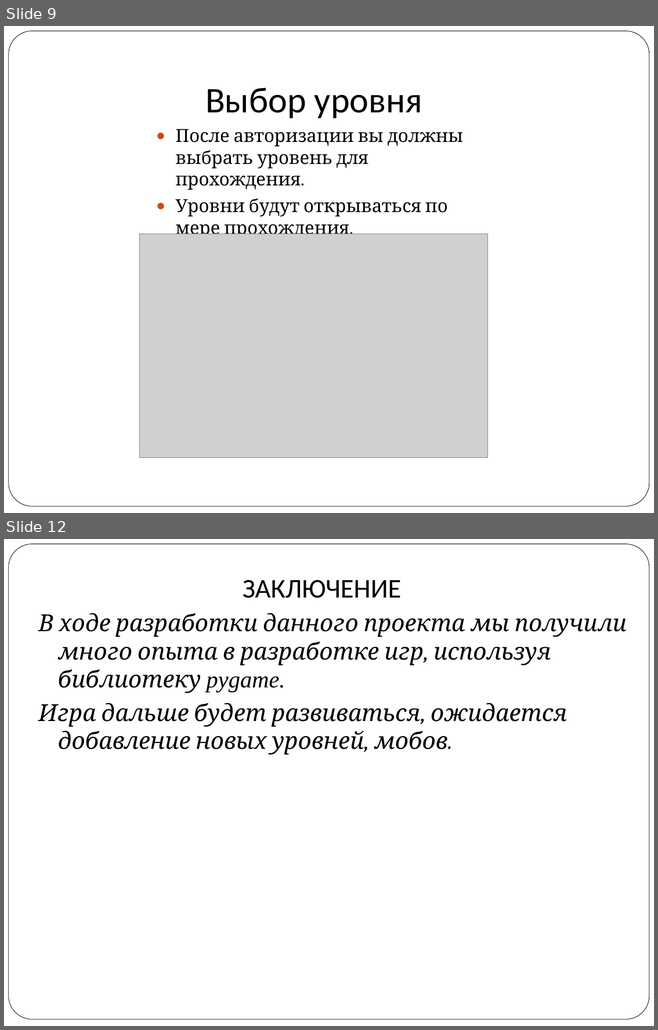
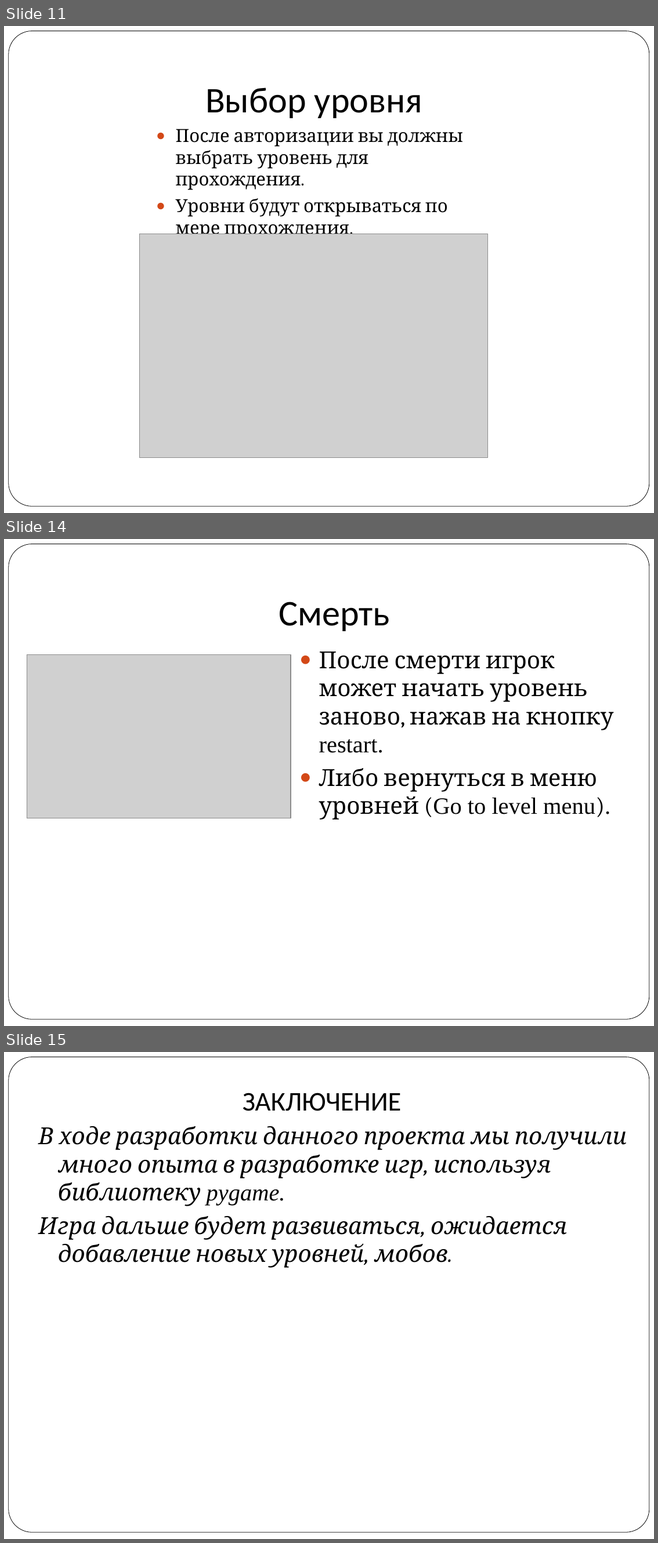
Before and after one commit to vitaly06/SuperMario, a slide deck: piton.ppt. Shown one above the other, each under a label of ours: slides 9 and 12 before the commit, slides 11, 14 and 15 after it; the slides between them are not shown. The pictures are 658x1030 and 658x1543 pixels, drawn with LibreOffice and Linux fonts; fonts in the diff are those of the drawing; grey boxes stand for pictures. Boxes give left, top, right and bottom in pixels: in the first picture for what was removed or moved away, otherwise in the second. Text is boxed around its words. In the diff, an @@ line names an element or a change of style, - is before the commit and + after.

```diff
--- a/piton.ppt
+++ b/piton.ppt
@@ slide 14 added at bbox=[4, 539, 654, 1026], background #FFFFFF; not listed: 1 template element that a slide beside it also shows @@
@@ title added at bbox=[278, 602, 390, 631], 40 pt, text #000000 @@
+Смерть
@@ picture added at bbox=[27, 654, 291, 819] @@
@@ text added at bbox=[319, 652, 614, 820], 26 pt, text #000000 @@
+● После смерти игрок может начать уровень заново, нажав на кнопку restart.
+● Либо вернуться в меню уровней (Go to level menu).
@@ what was slide 9 is now slide 11 @@
@@ what was slide 12 is now slide 15 @@
```
Also in this commit, not shown: 4 slides changed, 3 other slides added, 1 slide removed.
